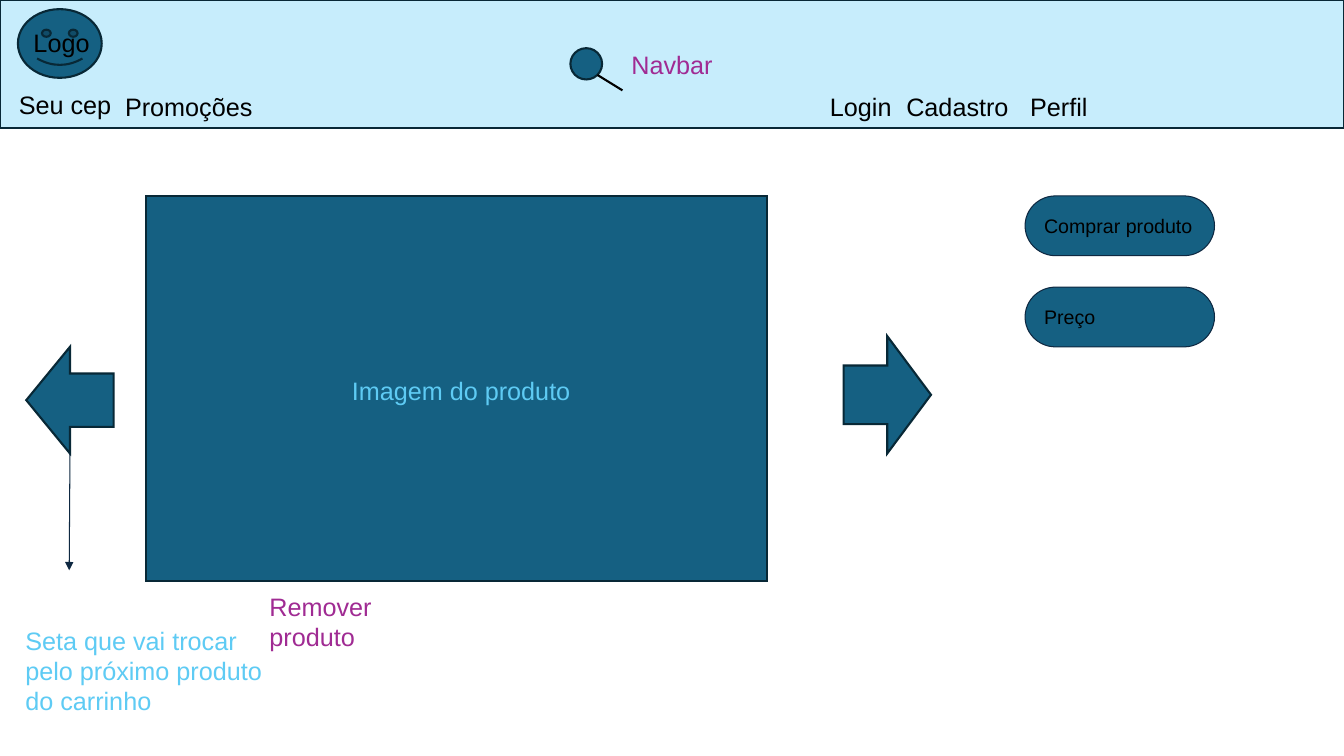
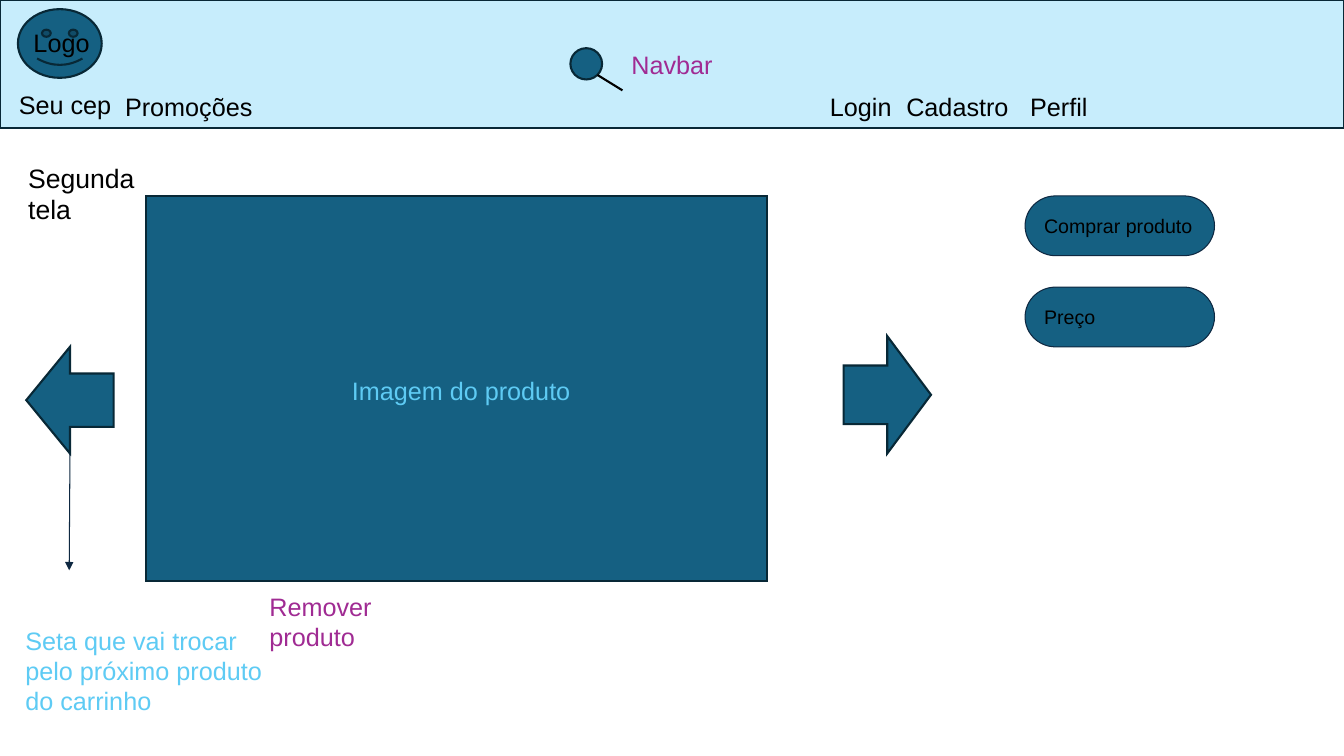
Before and after one commit to kauam0/Projeto-1, a slide deck: slide 7 of TCC - DOCUMENTAÇÃO/Escopo do TCC.pptx (slide 6 before the commit). Drawn at 1344x756 pixels with LibreOffice and Linux fonts; fonts in the diff are those of the drawing. Boxes give left, top, right and bottom in pixels: in the first picture for what was removed or moved away, otherwise in the second. Text is boxed around its words. In the diff, an @@ line names an element or a change of style, - is before the commit and + after.

```diff
--- a/TCC - DOCUMENTAÇÃO/Escopo do TCC.pptx
+++ b/TCC - DOCUMENTAÇÃO/Escopo do TCC.pptx
@@ text added at [28, 168, 134, 220], 19 pt, text #000000 @@
+Segunda tela
```
Also in this commit, not shown: 6 other slides changed, 1 slide added, 6 other files.
